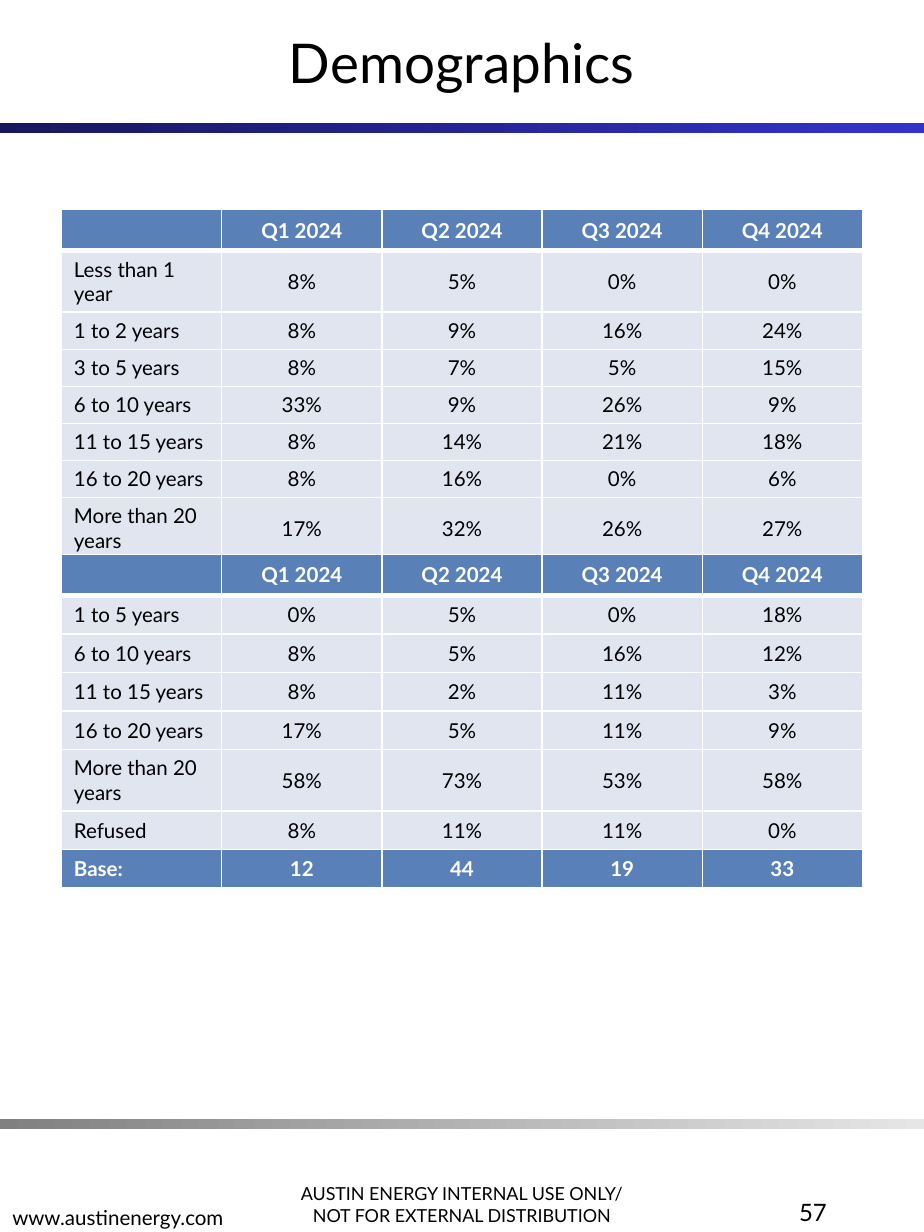
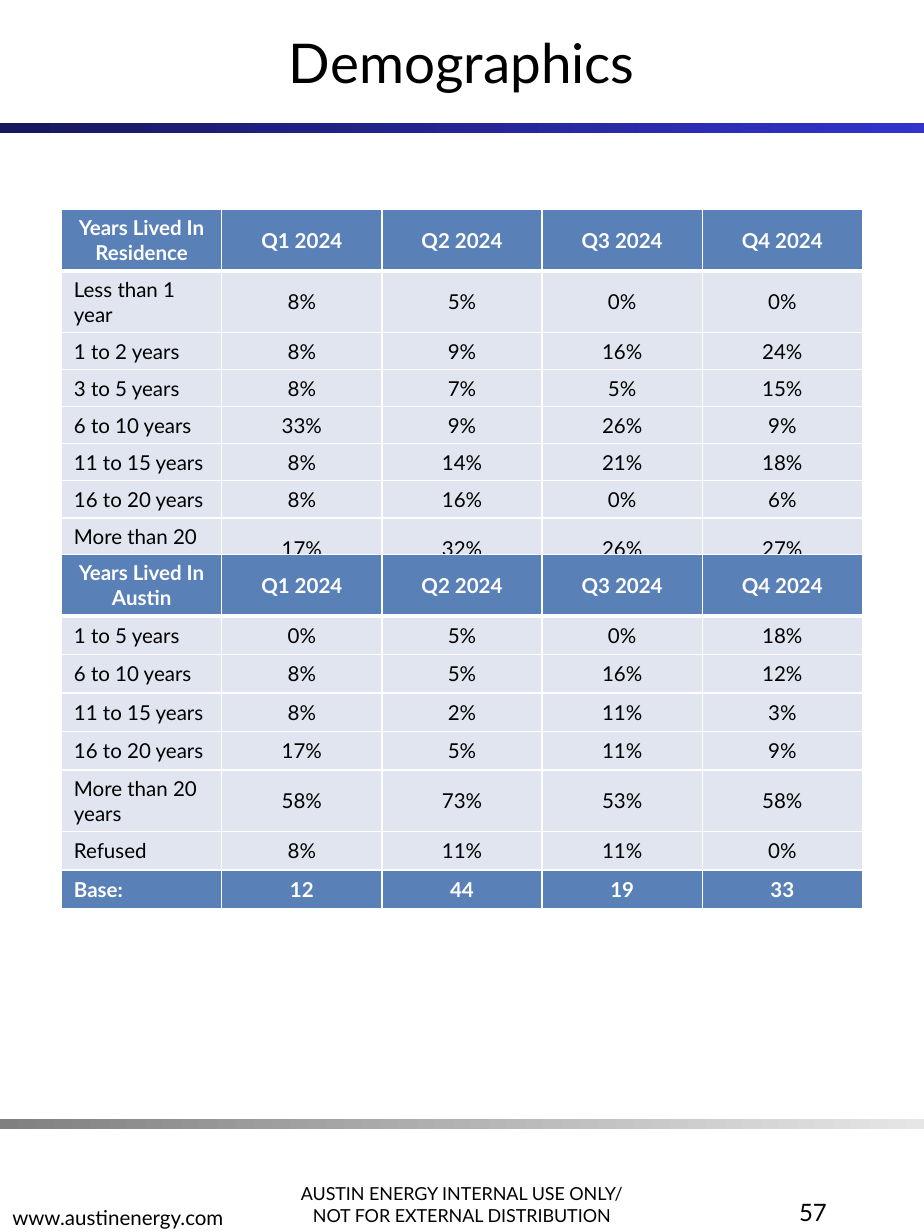
Before and after one commit to jellohead/AE_LIW_automation, a slide deck: slide 57 of src/AE_LIW_automation/output/AE_LIW_updated.pptx. Drawn at 924x1232 pixels with LibreOffice and Linux fonts; fonts in the diff are those of the drawing; background and template pictures are left out. Boxes give left, top, right and bottom in pixels: in the first picture for what was removed or moved away, otherwise in the second. Text is boxed around its words. In the diff, an @@ line names an element or a change of style, - is before the commit and + after.

```diff
--- a/src/AE_LIW_automation/output/AE_LIW_updated.pptx
+++ b/src/AE_LIW_automation/output/AE_LIW_updated.pptx
@@ table at bbox=[62, 209, 862, 647] @@
-row 1, column 1: 
+row 1, column 1: Years Lived In Residence
@@ table at bbox=[62, 554, 862, 901] @@
-row 1, column 1: 
+row 1, column 1: Years Lived In Austin
```
Also in this commit, not shown: 2 other slides changed, 5 other files.
